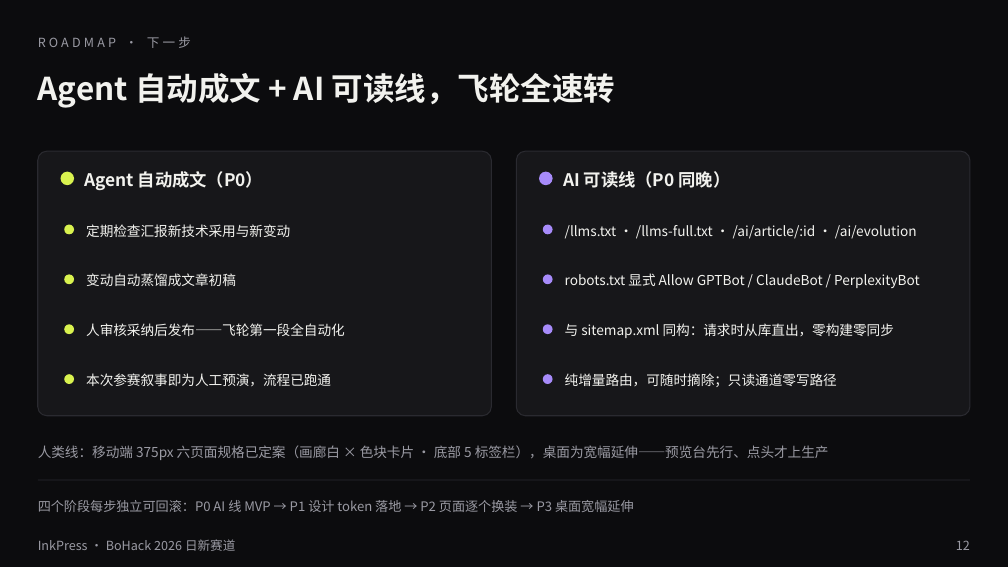
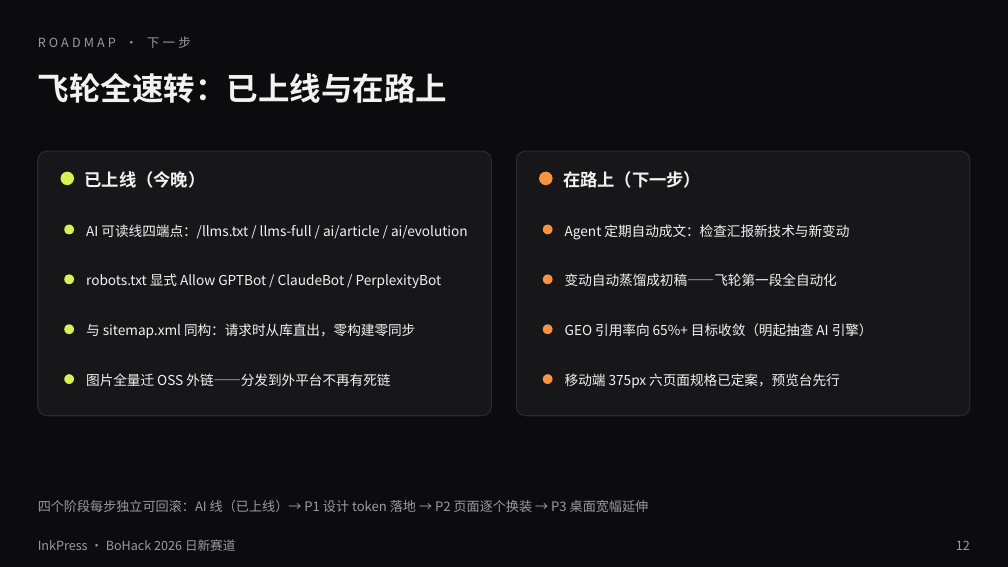
Before and after one commit to lggyx/inkpress2agent, a slide deck: slide 12 of docs/InkPress-BoHack2026-路演.pptx. Drawn at 1008x567 pixels with LibreOffice and Linux fonts; fonts in the diff are those of the drawing. Boxes give left, top, right and bottom in pixels: in the first picture for what was removed or moved away, otherwise in the second. Text is boxed around its words. In the diff, an @@ line names an element or a change of style, - is before the commit and + after.

```diff
--- a/docs/InkPress-BoHack2026-路演.pptx
+++ b/docs/InkPress-BoHack2026-路演.pptx
@@ text at bbox=[38, 73, 447, 103]: text changed @@
-Agent 自动成文 + AI 可读线，飞轮全速转
+飞轮全速转：已上线与在路上
@@ text at bbox=[85, 171, 206, 188]: text changed @@
-Agent 自动成文（P0）
+已上线（今晚）
@@ text at bbox=[563, 171, 701, 188]: text changed @@
-AI 可读线（P0 同晚）
+在路上（下一步）
@@ text at bbox=[86, 224, 468, 239]: text changed @@
-定期检查汇报新技术采用与新变动
+AI 可读线四端点：/llms.txt / llms-full / ai/article / ai/evolution
@@ text at bbox=[565, 224, 849, 240]: text changed @@
-/llms.txt · /llms-full.txt · /ai/article/:id · /ai/evolution
+Agent 定期自动成文：检查汇报新技术与新变动
@@ text at bbox=[86, 273, 442, 288]: text changed @@
-变动自动蒸馏成文章初稿
+robots.txt 显式 Allow GPTBot / ClaudeBot / PerplexityBot
@@ text at bbox=[565, 273, 837, 286]: text changed @@
-robots.txt 显式 Allow GPTBot / ClaudeBot / PerplexityBot
+变动自动蒸馏成初稿——飞轮第一段全自动化
@@ text at bbox=[86, 323, 415, 338]: text changed @@
-人审核采纳后发布——飞轮第一段全自动化
+与 sitemap.xml 同构：请求时从库直出，零构建零同步
@@ text at bbox=[565, 323, 873, 336]: text changed @@
-与 sitemap.xml 同构：请求时从库直出，零构建零同步
+GEO 引用率向 65%+ 目标收敛（明起抽查 AI 引擎）
@@ text at bbox=[86, 373, 390, 386]: text changed @@
-本次参赛叙事即为人工预演，流程已跑通
+图片全量迁 OSS 外链——分发到外平台不再有死链
@@ fill #A78BFA to #FB923C in 5 elements at bbox=[539, 172, 553, 185], bbox=[543, 225, 553, 234], bbox=[543, 274, 553, 284], bbox=[543, 324, 553, 334], bbox=[543, 374, 553, 384] @@
@@ text at bbox=[565, 373, 840, 388]: text changed @@
-纯增量路由，可随时摘除；只读通道零写路径
+移动端 375px 六页面规格已定案，预览台先行
@@ text removed at bbox=[38, 445, 829, 460] @@
-人类线：移动端 375px 六页面规格已定案（画廊白 × 色块卡片 · 底部 5 标签栏），桌面为宽幅延伸——预览台先行、点头才上生产
@@ text at bbox=[38, 500, 649, 512]: text changed @@
-四个阶段每步独立可回滚：P0 AI 线 MVP → P1 设计 token 落地 → P2 页面逐个换装 → P3 桌面宽幅延伸
+四个阶段每步独立可回滚：AI 线（已上线）→ P1 设计 token 落地 → P2 页面逐个换装 → P3 桌面宽幅延伸
```
Also in this commit, not shown: 9 other slides changed, 2 slides added, 2 slides removed, 2 other files.
